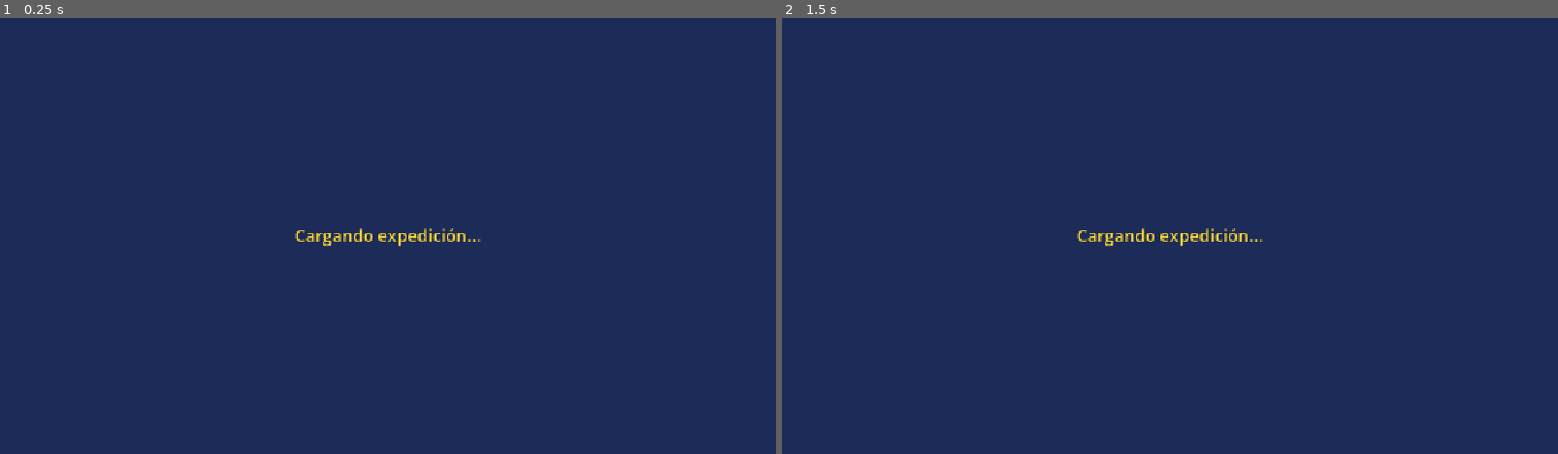
Above: before the commit, frames 1-2 (left to right).
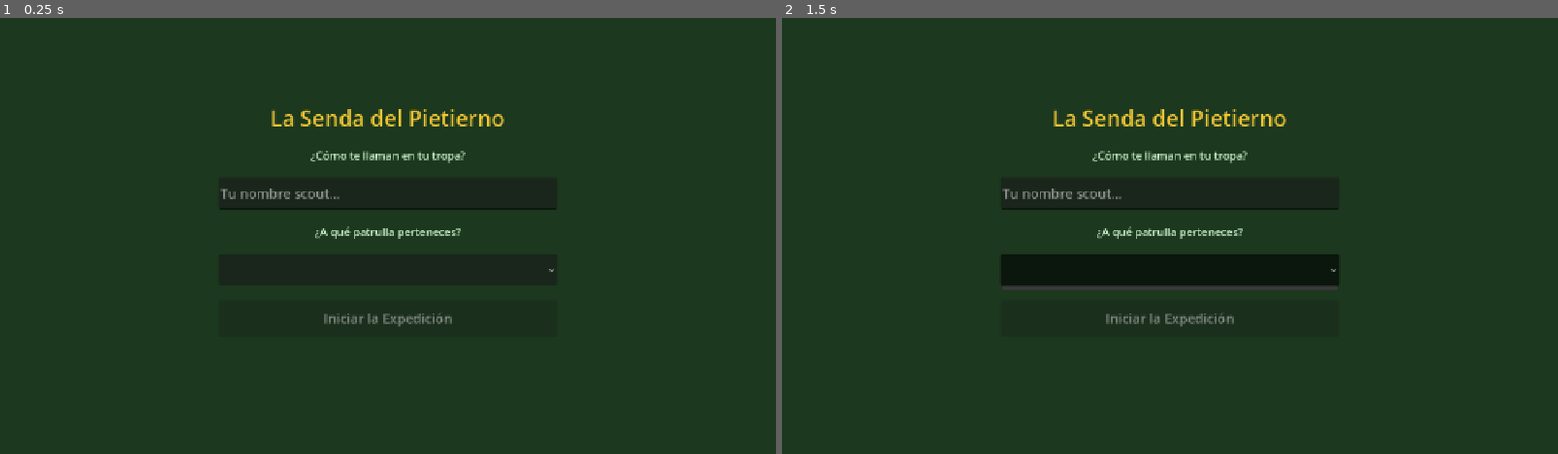
Above: after the commit, the same moments.

Repository: gaffyjes99-bot/investidura127
Game: Godot game, scene res://scenes/main.tscn
The game is run twice, just before and just after one commit, with the same random seed, the same clock (stepped at 60 frames per second) and the same inputs.
Inputs (mouse positions are in pixels of both pictures, inside the frame that each line leads up to):
- Up to frame 1 (0.25 s): no input
- Up to frame 2 (1.5 s): tap Enter at 0.5 s; click (1170, 270) at 1.27 s

The runs differ from the first frame. In frame 1, 100% of the frame differs, in the area x 0-100%, y 0-100%; in frame 2, 100%.

Commit message:
Fix: renderer Mobile para web, routing en AutoLoad, bugfixes motor
- project.godot: Forward Plus -> Mobile (fix crítico: scripts no ejecutaban en web)
- SceneRouter._ready(): routing automático via call_deferred (AutoLoad = más confiable)
- SaveManager: fix double-encoding JSON para localStorage + fix tipo cargar()
- mapa_senda.gd: fix type inference errors (cap["num"] as int)
- quiz.gd: fix add_theme_font_size_override (API correcta Godot 4)
- export_presets.cfg: include_filter="*.json" para capítulos en export
- serve_local.py: servidor Python con headers COOP/COEP para SharedArrayBuffer

Co-Authored-By: Claude Sonnet 4.6 <noreply@anthropic.com>

Diff:
--- a/godot/autoload/SaveManager.gd
+++ b/godot/autoload/SaveManager.gd
@@ -14,7 +14,7 @@
 	}
 	var json := JSON.stringify(datos)
 	if OS.has_feature("web"):
-		JavaScriptBridge.eval("localStorage.setItem('%s', %s)" % [SAVE_KEY, JSON.stringify(json)])
+		JavaScriptBridge.eval("localStorage.setItem('%s', '%s')" % [SAVE_KEY, json.replace("'", "\\'")])
 	else:
 		var f := FileAccess.open("user://save.json", FileAccess.WRITE)
 		if f:
@@ -22,12 +22,12 @@
 			f.close()
 
 func cargar() -> bool:
-	var json_str := ""
+	var json_str: String = ""
 	if OS.has_feature("web"):
 		var raw = JavaScriptBridge.eval("localStorage.getItem('%s')" % SAVE_KEY)
 		if raw == null or str(raw) == "null":
 			return false
-		json_str = JSON.parse_string(str(raw))
+		json_str = str(raw)
 	else:
 		if not FileAccess.file_exists("user://save.json"):
 			return false
--- a/godot/autoload/SceneRouter.gd
+++ b/godot/autoload/SceneRouter.gd
@@ -10,13 +10,31 @@
 
 var _capitulo_activo: int = 0
 
+func _ready() -> void:
+	# AutoLoad se inicializa antes que la escena principal.
+	# call_deferred garantiza que el engine está completamente listo.
+	call_deferred("_ruta_inicial")
+
+func _ruta_inicial() -> void:
+	print("SceneRouter: _ruta_inicial")
+	var hay_save := SaveManager.cargar()
+	print("SceneRouter: hay_save=", hay_save)
+	if hay_save and GameState.esta_configurado():
+		ir_a("mapa")
+	else:
+		ir_a("onboarding")
+
 func ir_a(nombre: String) -> void:
-	assert(ESCENAS.has(nombre), "Escena desconocida: " + nombre)
-	get_tree().change_scene_to_file(ESCENAS[nombre])
+	print("SceneRouter: ir_a ", nombre)
+	var err := get_tree().change_scene_to_file(ESCENAS[nombre])
+	if err != OK:
+		push_error("SceneRouter: no se pudo cargar " + ESCENAS[nombre] + " err=" + str(err))
 
 func ir_a_capitulo(num: int) -> void:
 	_capitulo_activo = num
-	get_tree().change_scene_to_file(ESCENAS["capitulo"])
+	var err := get_tree().change_scene_to_file(ESCENAS["capitulo"])
+	if err != OK:
+		push_error("SceneRouter: no se pudo cargar capitulo err=" + str(err))
 
 func get_capitulo_activo() -> int:
 	return _capitulo_activo
--- a/godot/project.godot
+++ b/godot/project.godot
@@ -14,7 +14,7 @@
 config/description="Libro interactivo de investidura — Grupo Scout 127"
 config/version="0.2.0"
 run/main_scene="res://scenes/main.tscn"
-config/features=PackedStringArray("4.7", "Forward Plus")
+config/features=PackedStringArray("4.7", "Mobile")
 config/icon="res://icon.svg"
 
 [autoload]
--- a/godot/scenes/main.gd
+++ b/godot/scenes/main.gd
@@ -1,8 +1,6 @@
 extends Control
 
 func _ready() -> void:
-	var hay_save := SaveManager.cargar()
-	if hay_save and GameState.esta_configurado():
-		SceneRouter.ir_a("mapa")
-	else:
-		SceneRouter.ir_a("onboarding")
+	print("=== main _ready START ===")
+	get_tree().change_scene_to_file("res://scenes/onboarding/onboarding.tscn")
+	print("=== main _ready END ===")
--- a/godot/scenes/main.tscn
+++ b/godot/scenes/main.tscn
@@ -1,8 +1,15 @@
 [gd_scene format=3]
 
-[ext_resource type="Script" path="res://scenes/main.gd" id="1"]
+[sub_resource type="GDScript" id="GDScript_1"]
+script/source = "extends Control
 
-[node name="Main" type="Control" script=ExtResource("1")]
+func _ready() -> void:
+	($CargandoLabel as Label).text = \"Script OK\"
+	print(\"main _ready ejecutado\")
+	get_tree().change_scene_to_file(\"res://scenes/onboarding/onboarding.tscn\")
+"
+
+[node name="Main" type="Control" script=SubResource("GDScript_1")]
 layout_mode = 3
 anchors_preset = 15
 anchor_right = 1.0
@@ -24,6 +31,6 @@
 anchor_bottom = 1.0
 theme_override_font_sizes/font_size = 28
 theme_override_colors/font_color = Color(1, 0.85, 0.2, 1)
-text = "Cargando expedición..."
+text = "Cargando expedicion..."
 horizontal_alignment = 1
 vertical_alignment = 1
--- a/godot/scenes/mapa/mapa_senda.gd
+++ b/godot/scenes/mapa/mapa_senda.gd
@@ -41,14 +41,14 @@
 		var boton := Button.new()
 		boton.custom_minimum_size = Vector2(180, 120)
 		var desbloqueado := GameState.capitulo_desbloqueado(cap["num"])
-		var completado := cap["num"] in GameState.capitulos_completados
+		var completado: bool = (cap["num"] as int) in GameState.capitulos_completados
 		boton.text = "%s\n%s\n%s" % [cap["emoji"], cap["num"], cap["nombre"]]
 		boton.disabled = not desbloqueado
 		if completado:
 			boton.modulate = Color(0.6, 1.0, 0.6, 1)
 		elif not desbloqueado:
 			boton.modulate = Color(0.4, 0.4, 0.4, 1)
-		var num := cap["num"]
+		var num: int = cap["num"] as int
 		boton.pressed.connect(func(): _ir_a_capitulo(num))
 		grid.add_child(boton)
 
--- a/godot/scenes/mecanicas/quiz.gd
+++ b/godot/scenes/mecanicas/quiz.gd
@@ -64,7 +64,7 @@
 		var btn := Button.new()
 		btn.text = opcion
 		btn.custom_minimum_size = Vector2(0, 52)
-		btn.theme_override_font_sizes = {"font_size": 18}
+		btn.add_theme_font_size_override("font_size", 18)
 		btn.size_flags_horizontal = Control.SIZE_EXPAND_FILL
 		var correcta: String = p["respuesta_correcta"]
 		btn.pressed.connect(func(): _responder(btn, opcion, correcta))
Not shown, added: godot/autoload/GameState.gd.uid
Not shown, added: godot/autoload/SaveManager.gd.uid
Not shown, added: godot/autoload/SceneRouter.gd.uid
Not shown, changed: godot/export_presets.cfg
Not shown, added: godot/scenes/capitulo/capitulo.gd.uid
Not shown, added: godot/scenes/main.gd.uid
Not shown, added: godot/scenes/mapa/mapa_senda.gd.uid
Not shown, added: godot/scenes/mecanicas/quiz.gd.uid
Not shown, added: godot/scenes/onboarding/onboarding.gd.uid
Not shown, added: godot/scenes/perfil/perfil.gd.uid
Not shown, changed: README.md
Not shown, added: export/web/serve_local.py
